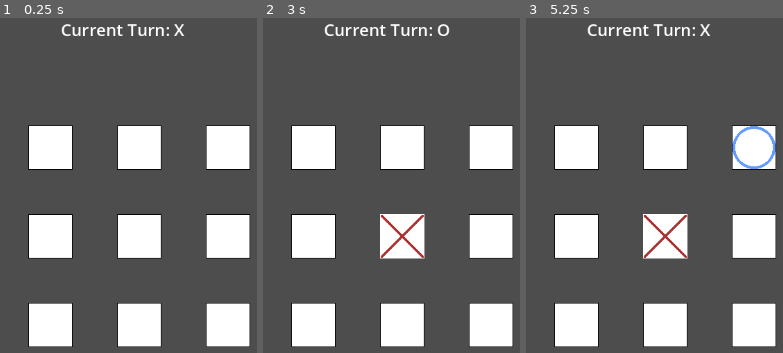
Above: before the commit, frames 1-3 (left to right).
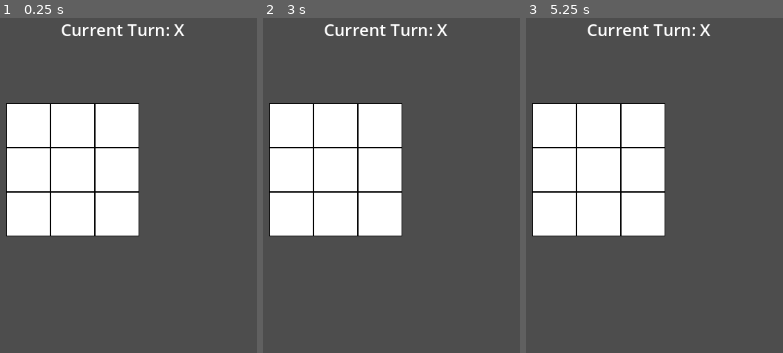
Above: after the commit, the same moments.

Repository: CodeBrew618/306
Game: Godot game, scene res://Scenes/Level.tscn
The game is run twice, just before and just after one commit, with the same random seed, the same clock (stepped at 60 frames per second) and the same inputs. Before the commit the project has no main scene; this scene is started directly in both runs.
Inputs (mouse positions are in pixels of both pictures, inside the frame that each line leads up to):
- Up to frame 1 (0.25 s): no input
- Up to frame 2 (3 s): tap Enter at 0.5, 2 s; move the mouse to (outside the picture) at 0.52 s; hold Shift 0.53-1.25 s; click (outside the picture) at 0.67 s; tap Space at 1.25, 2.75 s; drag from (outside the picture) to (368, 279) at 1.27 s; move the mouse to (489, 88) at 2.02 s; tap Ctrl at 2.1 s; click (489, 88) at 2.17 s; drag from (368, 279) to (outside the picture) at 2.77 s
- Up to frame 3 (5.25 s): tap Enter at 3.5 s; move the mouse to (outside the picture) at 3.52 s; tap Alt at 3.6 s; click (outside the picture) at 3.67 s; tap Space at 4.25 s; drag from (outside the picture) to (551, 74) at 4.27 s; move the mouse to (711, 188) at 5.02 s; hold Shift from 5.03 s (still down); click (711, 188) at 5.17 s

The runs differ from the first frame. In frame 1, 32% of the frame differs, in the area x 2-98%, y 25-99%; in frame 2, 32%, in the area x 2-98%, y 1-99%; in frame 3, 32%.

Commit message:
Implementing GUT test script for model.gd

Diff:
--- a/A2/a-2-tilemaps-mvc/Scenes/Level.tscn
+++ b/A2/a-2-tilemaps-mvc/Scenes/Level.tscn
@@ -12,7 +12,7 @@
 2:0/0 = 0
 
 [sub_resource type="TileSet" id="TileSet_xylue"]
-tile_size = Vector2i(128, 128)
+tile_size = Vector2i(64, 64)
 sources/0 = SubResource("TileSetAtlasSource_fuudy")
 
 [sub_resource type="StyleBoxFlat" id="StyleBoxFlat_panel"]
--- a/A2/a-2-tilemaps-mvc/project.godot
+++ b/A2/a-2-tilemaps-mvc/project.godot
@@ -11,5 +11,10 @@
 [application]
 
 config/name="a2-tilemapsMVC"
+run/main_scene="uid://bn5ikclbod8fw"
 config/features=PackedStringArray("4.5", "Forward Plus")
 config/icon="res://icon.svg"
+
+[editor_plugins]
+
+enabled=PackedStringArray("res://addons/gut/plugin.cfg")
--- /dev/null
+++ b/A2/a-2-tilemaps-mvc/test/test_model.gd
@@ -0,0 +1,304 @@
+## Tic-Tac-Toe Model Unit Tests
+## -----------------------------
+## This test suite uses GUT (Godot Unit Test framework, work with Godot version 4.5) to validate the Model class.
+## It checks game initialization, move validation, turn switching, win/draw detection,
+## game reset functionality, and observer pattern signal emissions.
+
+extends GutTest
+
+var ModelClass = preload("res://Scripts/model.gd")
+var model = null
+
+## Test that the board starts with all empty cells.
+func test_initial_board_is_empty():
+	model = ModelClass.new()
+	for y in range(3):
+		for x in range(3):
+			assert_eq(model.get_cell(x, y), ModelClass.Player.EMPTY,
+				"Cell (%d, %d) should be empty at start" % [x, y])
+
+## Test that X player starts first.
+func test_initial_player_is_x():
+	model = ModelClass.new()
+	assert_eq(model.current_player, ModelClass.Player.X, "X should be the starting player")
+
+## Test that game_over flag is false at start.
+func test_game_not_over_at_start():
+	model = ModelClass.new()
+	assert_false(model.game_over, "Game should not be over at start")
+
+## Test that a move on an empty cell succeeds.
+func test_valid_move_on_empty_cell():
+	model = ModelClass.new()
+	var result = model.make_move(0, 0)
+	assert_true(result, "Move on empty cell should succeed")
+	assert_eq(model.get_cell(0, 0), ModelClass.Player.X, "Cell should contain X after move")
+
+## Test that a move on a claimed cell fails.
+func test_invalid_move_on_claimed_cell():
+	model = ModelClass.new()
+	model.make_move(0, 0)
+	var result = model.make_move(0, 0)
+	assert_false(result, "Move on claimed cell should fail")
+	assert_eq(model.get_cell(0, 0), ModelClass.Player.X, "Cell should still contain X")
+
+## Test that moves outside board (negative coordinates) fail.
+func test_invalid_move_out_of_bounds_negative():
+	model = ModelClass.new()
+	var result = model.make_move(-1, 0)
+	assert_false(result, "Move at x=-1 should fail")
+	result = model.make_move(0, -1)
+	assert_false(result, "Move at y=-1 should fail")
+
+## Test that moves outside board (too large coordinates) fail.
+func test_invalid_move_out_of_bounds_positive():
+	model = ModelClass.new()
+	var result = model.make_move(3, 0)
+	assert_false(result, "Move at x=3 should fail")
+	result = model.make_move(0, 3)
+	assert_false(result, "Move at y=3 should fail")
+
+## Test that moves fail after game is over.
+func test_moves_blocked_after_game_over():
+	model = ModelClass.new()
+	model.make_move(0, 0)
+	model.make_move(1, 0)
+	model.make_move(0, 1)
+	model.make_move(1, 1)
+	model.make_move(0, 2)
+	var result = model.make_move(2, 2)
+	assert_false(result, "Moves should be blocked after game over")
+
+## Test that player turn switches after a valid move.
+func test_turn_switches_after_valid_move():
+	model = ModelClass.new()
+	assert_eq(model.current_player, ModelClass.Player.X, "Should start with X")
+	model.make_move(0, 0)
+	assert_eq(model.current_player, ModelClass.Player.O, "Should switch to O")
+	model.make_move(1, 1)
+	assert_eq(model.current_player, ModelClass.Player.X, "Should switch back to X")
+
+## Test that turn doesn't switch on invalid move.
+func test_turn_does_not_switch_on_invalid_move():
+	model = ModelClass.new()
+	model.make_move(0, 0)
+	assert_eq(model.current_player, ModelClass.Player.O)
+	model.make_move(0, 0)
+	assert_eq(model.current_player, ModelClass.Player.O, "Turn should remain O after invalid move")
+
+## Test win detection for top row (row 0).
+func test_win_detection_row_0():
+	model = ModelClass.new()
+	model.make_move(0, 0)
+	model.make_move(0, 1)
+	model.make_move(1, 0)
+	model.make_move(1, 1)
+	model.make_move(2, 0)
+	assert_true(model.game_over, "Game should be over")
+	assert_true(model.check_win(ModelClass.Player.X), "X should have won")
+
+## Test win detection for middle row (row 1).
+func test_win_detection_row_1():
+	model = ModelClass.new()
+	model.make_move(0, 1)
+	model.make_move(0, 0)
+	model.make_move(1, 1)
+	model.make_move(1, 0)
+	model.make_move(2, 1)
+	assert_true(model.game_over, "Game should be over")
+	assert_true(model.check_win(ModelClass.Player.X), "X should have won")
+
+## Test win detection for bottom row (row 2).
+func test_win_detection_row_2():
+	model = ModelClass.new()
+	model.make_move(0, 2)
+	model.make_move(0, 0)
+	model.make_move(1, 2)
+	model.make_move(1, 0)
+	model.make_move(2, 2)
+	assert_true(model.game_over, "Game should be over")
+	assert_true(model.check_win(ModelClass.Player.X), "X should have won")
+
+## Test win detection for left column (column 0).
+func test_win_detection_column_0():
+	model = ModelClass.new()
+	model.make_move(0, 0)
+	model.make_move(1, 0)
+	model.make_move(0, 1)
+	model.make_move(1, 1)
+	model.make_move(0, 2)
+	assert_true(model.game_over, "Game should be over")
+	assert_true(model.check_win(ModelClass.Player.X), "X should have won")
+
+## Test win detection for middle column (column 1).
+func test_win_detection_column_1():
+	model = ModelClass.new()
+	model.make_move(1, 0)
+	model.make_move(0, 0)
+	model.make_move(1, 1)
+	model.make_move(0, 1)
+	model.make_move(1, 2)
+	assert_true(model.game_over, "Game should be over")
+	assert_true(model.check_win(ModelClass.Player.X), "X should have won")
+
+## Test win detection for right column (column 2).
+func test_win_detection_column_2():
+	model = ModelClass.new()
+	model.make_move(2, 0)
+	model.make_move(0, 0)
+	model.make_move(2, 1)
+	model.make_move(0, 1)
+	model.make_move(2, 2)
+	assert_true(model.game_over, "Game should be over")
+	assert_true(model.check_win(ModelClass.Player.X), "X should have won")
+
+## Test win detection for main diagonal (top-left to bottom-right).
+func test_win_detection_diagonal_main():
+	model = ModelClass.new()
+	model.make_move(0, 0)
+	model.make_move(1, 0)
+	model.make_move(1, 1)
+	model.make_move(2, 0)
+	model.make_move(2, 2)
+	assert_true(model.game_over, "Game should be over")
+	assert_true(model.check_win(ModelClass.Player.X), "X should have won")
+
+## Test win detection for anti-diagonal (top-right to bottom-left).
+func test_win_detection_diagonal_anti():
+	model = ModelClass.new()
+	model.make_move(2, 0)
+	model.make_move(0, 0)
+	model.make_move(1, 1)
+	model.make_move(0, 1)
+	model.make_move(0, 2)
+	assert_true(model.game_over, "Game should be over")
+	assert_true(model.check_win(ModelClass.Player.X), "X should have won")
+
+## Test that O player can also win.
+func test_o_player_can_win():
+	model = ModelClass.new()
+	model.make_move(0, 0)
+	model.make_move(1, 0)
+	model.make_move(0, 1)
+	model.make_move(1, 1)
+	model.make_move(2, 2)
+	model.make_move(1, 2)
+	assert_true(model.game_over, "Game should be over")
+	assert_true(model.check_win(ModelClass.Player.O), "O should have won")
+
+## Test draw detection when board is full with no winner.
+func test_draw_detection_full_board():
+	model = ModelClass.new()
+	model.make_move(0, 0)
+	model.make_move(1, 0)
+	model.make_move(2, 0)
+	model.make_move(1, 1)
+	model.make_move(0, 1)
+	model.make_move(2, 1)
+	model.make_move(1, 2)
+	model.make_move(0, 2)
+	model.make_move(2, 2)
+	assert_true(model.game_over, "Game should be over")
+	assert_true(model.check_draw(), "Should be a draw")
+	assert_false(model.check_win(ModelClass.Player.X), "X should not have won")
+	assert_false(model.check_win(ModelClass.Player.O), "O should not have won")
+
+## Test that draw is not detected with empty cells remaining.
+func test_not_draw_with_empty_cells():
+	model = ModelClass.new()
+	model.make_move(0, 0)
+	model.make_move(1, 1)
+	assert_false(model.check_draw(), "Should not be a draw with empty cells remaining")
+
+## Test that reset clears the board to empty state.
+func test_reset_clears_board():
+	model = ModelClass.new()
+	model.make_move(0, 0)
+	model.make_move(1, 1)
+	model.make_move(2, 2)
+	model.reset_game()
+	for y in range(3):
+		for x in range(3):
+			assert_eq(model.get_cell(x, y), ModelClass.Player.EMPTY,
+				"Cell (%d, %d) should be empty after reset" % [x, y])
+
+## Test that reset sets current player back to X.
+func test_reset_sets_player_to_x():
+	model = ModelClass.new()
+	model.make_move(0, 0)
+	assert_eq(model.current_player, ModelClass.Player.O)
+	model.reset_game()
+	assert_eq(model.current_player, ModelClass.Player.X, "Current player should be X after reset")
+
+## Test that reset clears the game_over flag.
+func test_reset_clears_game_over():
+	model = ModelClass.new()
+	model.make_move(0, 0)
+	model.make_move(1, 0)
+	model.make_move(0, 1)
+	model.make_move(1, 1)
+	model.make_move(0, 2)
+	assert_true(model.game_over)
+	model.reset_game()
+	assert_false(model.game_over, "game_over should be false after reset")
+
+## Test that moves can be made after reset.
+func test_can_make_moves_after_reset():
+	model = ModelClass.new()
+	model.make_move(0, 0)
+	model.make_move(1, 0)
+	model.make_move(0, 1)
+	model.make_move(1, 1)
+	model.make_move(0, 2)
+	model.reset_game()
+	var result = model.make_move(1, 1)
+	assert_true(result, "Should be able to make moves after reset")
+	assert_eq(model.get_cell(1, 1), ModelClass.Player.X, "Cell should contain X after reset and move")
+
+## Test that board_updated signal is emitted on valid move.
+func test_board_updated_signal_emitted():
+	model = ModelClass.new()
+	watch_signals(model)
+	model.make_move(1, 1)
+	assert_signal_emitted(model, "board_updated", "board_updated signal should be emitted")
+	assert_signal_emit_count(model, "board_updated", 1, "board_updated should be emitted exactly once")
+
+## Test that turn_changed signal is emitted after move.
+func test_turn_changed_signal_emitted():
+	model = ModelClass.new()
+	watch_signals(model)
+	model.make_move(0, 0)
+	assert_signal_emitted(model, "turn_changed", "turn_changed signal should be emitted")
+
+## Test that game_won signal is emitted on win.
+func test_game_won_signal_emitted():
+	model = ModelClass.new()
+	watch_signals(model)
+	model.make_move(0, 0)
+	model.make_move(1, 0)
+	model.make_move(0, 1)
+	model.make_move(1, 1)
+	model.make_move(0, 2)
+	assert_signal_emitted(model, "game_won", "game_won signal should be emitted")
+
+## Test that game_draw signal is emitted on draw.
+func test_game_draw_signal_emitted():
+	model = ModelClass.new()
+	watch_signals(model)
+	model.make_move(0, 0)
+	model.make_move(1, 0)
+	model.make_move(2, 0)
+	model.make_move(1, 1)
+	model.make_move(0, 1)
+	model.make_move(2, 1)
+	model.make_move(1, 2)
+	model.make_move(0, 2)
+	model.make_move(2, 2)
+	assert_signal_emitted(model, "game_draw", "game_draw signal should be emitted")
+
+## Test that game_reset signal is emitted on reset.
+func test_game_reset_signal_emitted():
+	model = ModelClass.new()
+	watch_signals(model)
+	model.reset_game()
+	assert_signal_emitted(model, "game_reset", "game_reset signal should be emitted")
Not shown, added: A2/a-2-tilemaps-mvc/test/test_model.gd.uid
Not shown, changed: .DS_Store
